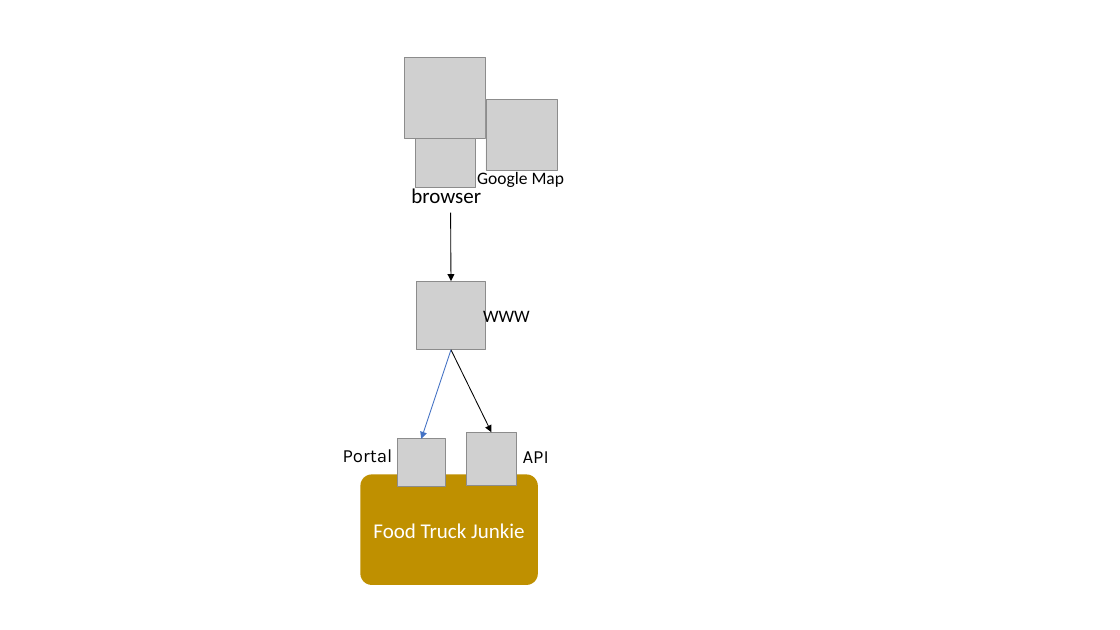
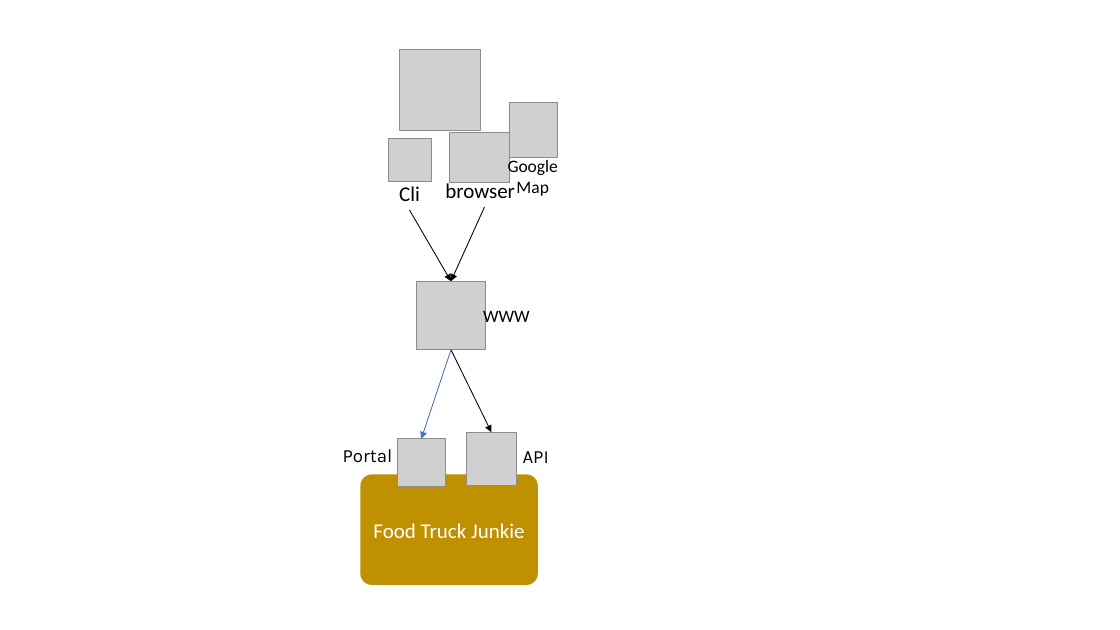
Before and after one commit to weixian-zhang/FoodTruckJunkie, a slide deck: slide 1 of docs/FoodTruckJunkie-software_architecture_design.pptx. Drawn at 1120x630 pixels with LibreOffice and Linux fonts; fonts in the diff are those of the drawing; grey boxes stand for pictures. Boxes give left, top, right and bottom in pixels: in the first picture for what was removed or moved away, otherwise in the second. Text is boxed around its words. In the diff, an @@ line names an element or a change of style, - is before the commit and + after.

```diff
--- a/docs/FoodTruckJunkie-software_architecture_design.pptx
+++ b/docs/FoodTruckJunkie-software_architecture_design.pptx
@@ picture: place and size @@
-picture at (404, 57, 486, 139)
+picture at (399, 50, 481, 131)
@@ picture: place and size @@
-picture at (486, 99, 558, 171)
+picture at (509, 103, 558, 157)
@@ picture added at (388, 139, 432, 182) @@
@@ picture: place and size @@
-picture at (415, 139, 476, 188)
+picture at (450, 133, 510, 182)
@@ text "browser": place and size @@
-text "browser" at (411, 186, 481, 203)
+text "browser" at (445, 180, 515, 198)
@@ text "Google Map" rewrapped from (477, 170, 565, 187) to (508, 158, 558, 196) @@
@@ text added at (399, 186, 420, 201), 18 pt, text #000000 @@
+Cli
@@ arrow moved from (450, 213) - (451, 281) to (485, 207) - (451, 281) @@
@@ arrow added from (409, 210) to (451, 281), #000000 0.75 pt @@
```
Also in this commit, not shown: 2 other files.
